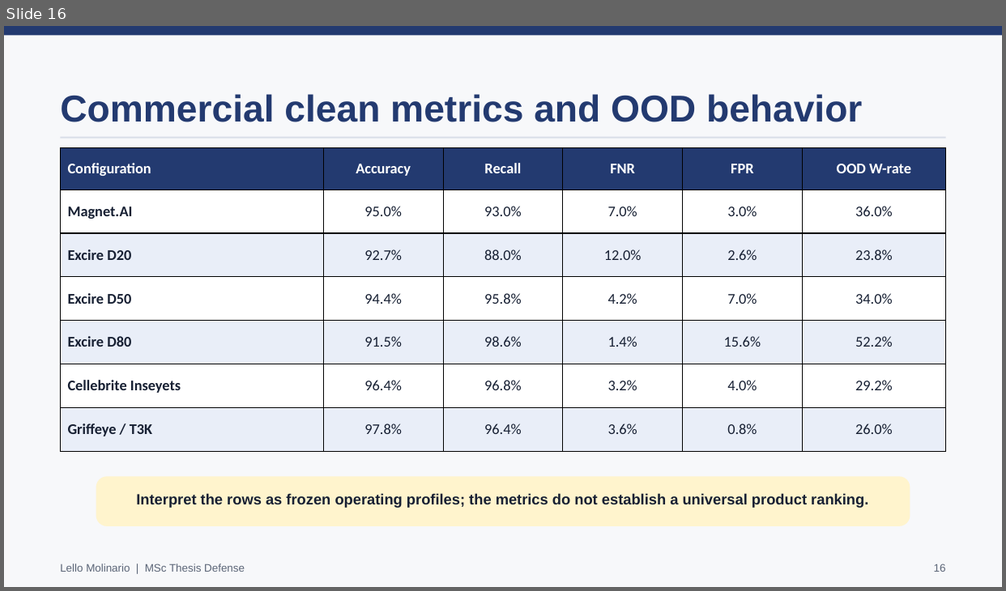
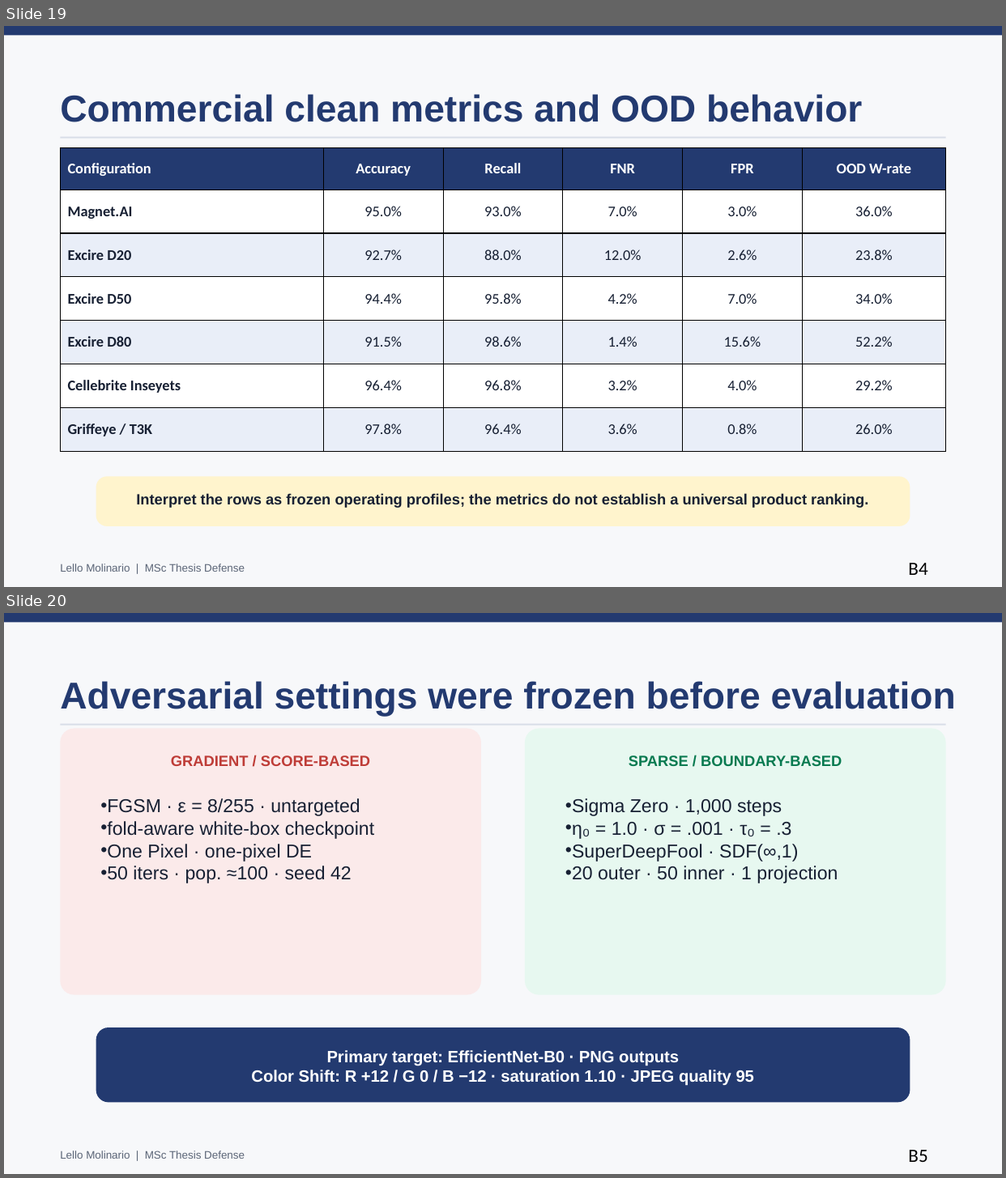
Before and after one commit to lmolinario/msc-thesis-ai-robustness-in-digital-forensics, a slide deck: docs/presentation/Molinario_Thesis_Defense_2026.pptx. Shown one above the other, each under a label of ours: slide 16 before the commit, slides 19 and 20 after it. The pictures are 1006x591 and 1006x1178 pixels, drawn with LibreOffice and Linux fonts; fonts in the diff are those of the drawing. Boxes give left, top, right and bottom in pixels: in the first picture for what was removed or moved away, otherwise in the second. Text is boxed around its words. In the diff, an @@ line names an element or a change of style, - is before the commit and + after.

```diff
--- a/docs/presentation/Molinario_Thesis_Defense_2026.pptx
+++ b/docs/presentation/Molinario_Thesis_Defense_2026.pptx
@@ slide 20 added at <box>4,613,1002,1174</box>, background #F7F8FA @@
@@ rectangle added at <box>4,613,1002,622</box>, fill #233A70 @@
@@ text added at <box>60,681,956,717</box>, 36 pt, text #233A70, bold @@
+Adversarial settings were frozen before evaluation
@@ rectangle added at <box>60,724,946,726</box>, fill #D9DEE8 @@
@@ rounded rectangle added at <box>60,728,481,995</box>, fill #FBEAEA @@
@@ rounded rectangle added at <box>525,728,946,995</box>, fill #E7F8F0 @@
@@ text added at <box>171,756,370,766</box>, 14.2 pt, text #BE3C37, bold @@
+GRADIENT / SCORE-BASED
@@ text added at <box>629,756,842,766</box>, 14.2 pt, text #087A50, bold @@
+SPARSE / BOUNDARY-BASED
@@ text added at <box>100,798,374,884</box>, 18 pt, text #172033 @@
+• FGSM · ε = 8/255 · untargeted
+• fold-aware white-box checkpoint
+• One Pixel · one-pixel DE
+• 50 iters · pop. ≈100 · seed 42
@@ text added at <box>565,798,837,884</box>, 18 pt, text #172033 @@
+• Sigma Zero · 1,000 steps
+• η₀ = 1.0 · σ = .001 · τ₀ = .3
+• SuperDeepFool · SDF(∞,1)
+• 20 outer · 50 inner · 1 projection
@@ rounded rectangle added at <box>96,1028,910,1102</box>, fill #233A70 @@
@@ text added at <box>251,1050,754,1086</box>, 15.8 pt, text #FFFFFF, bold @@
+Primary target: EfficientNet-B0 · PNG outputs
+Color Shift: R +12 / G 0 / B −12 · saturation 1.10 · JPEG quality 95
@@ text added at <box>60,1151,245,1159</box>, 10.5 pt, text #5B6577 @@
+Lello Molinario | MSc Thesis Defense
@@ text added at <box>908,1150,927,1162</box>, 18 pt, text #000000 @@
+B5
@@ what was slide 16 is now slide 19 @@
@@ slide 19 changed as well @@
@@ text at <box>908,563,927,575</box>: text changed; size 10.5 to 18 pt; font Arial to Calibri; text colour #5B6577 to #000000 @@
-16
+B4
```
Also in this commit, not shown: 17 other slides changed, 5 other slides added, 8 other files.
